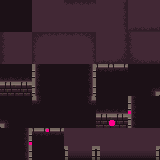
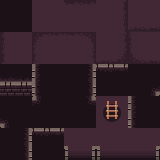
Comparing the layer stacks of the two 160 x 160 images. Changes:
renamed "Layer 15 copy" to "Layer 20", painted on it over (x1=29, y1=96, x2=131, y2=145)
